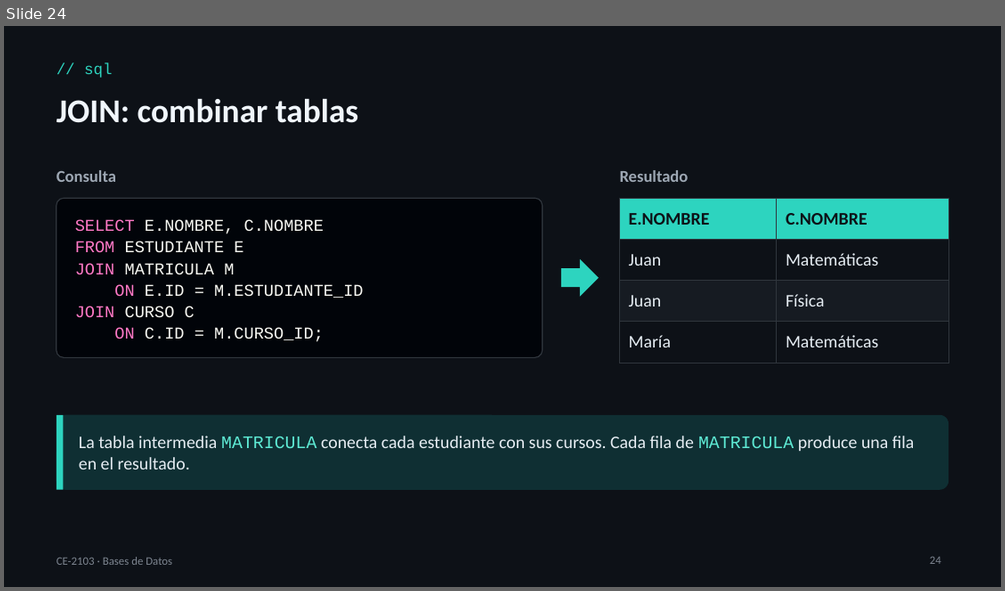
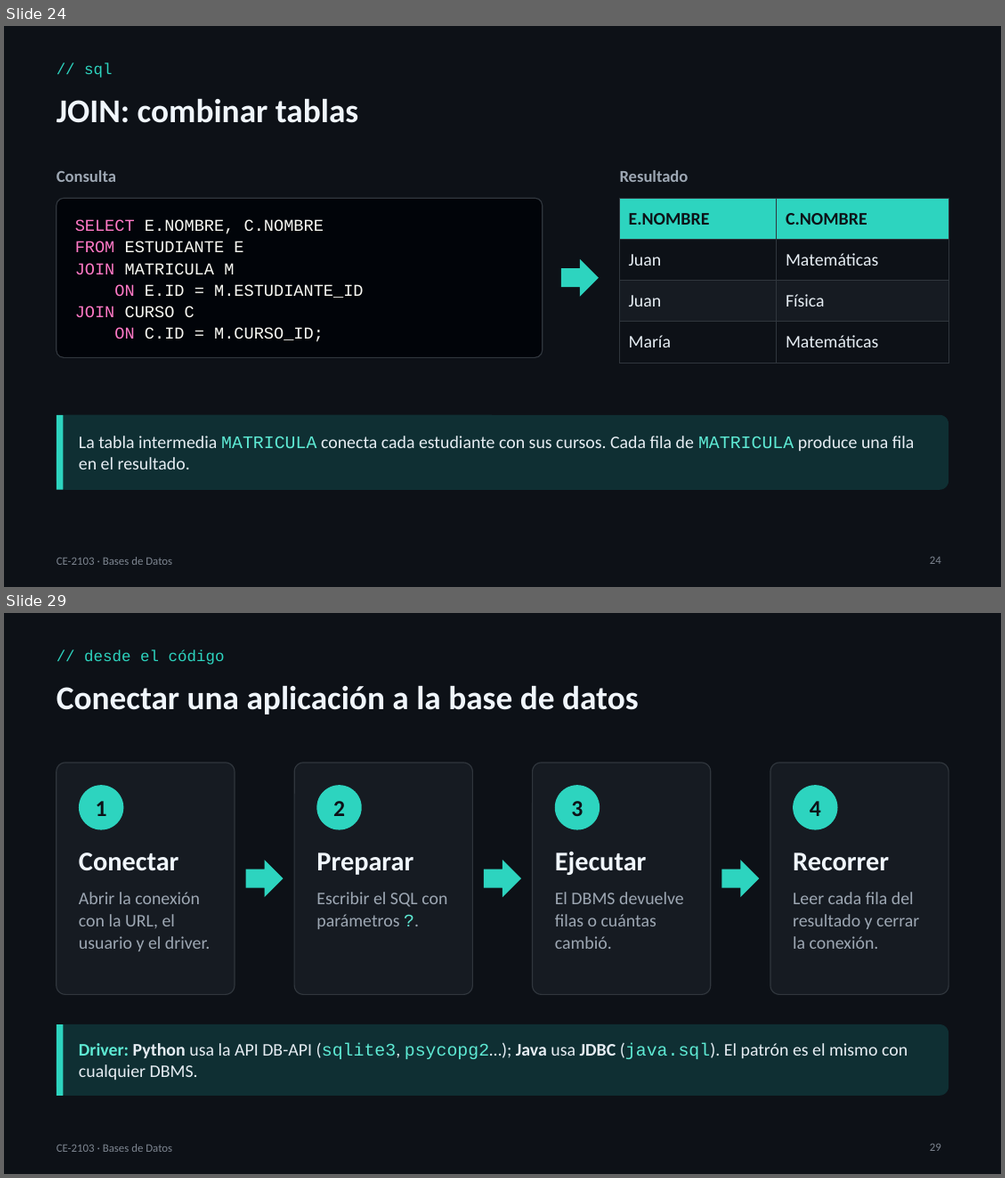
Before and after one commit to itcr-computer-engineering/data-structures-and-algorithms, a slide deck: presentaciones/ce-2103/Lección 08 - Bases de Datos.pptx. Shown one above the other, each under a label of ours: slide 24 before the commit, slides 24 and 29 after it; the slides between them are not shown. The pictures are 1005x591 and 1005x1178 pixels, drawn with LibreOffice and Linux fonts; fonts in the diff are those of the drawing. Boxes give left, top, right and bottom in pixels: in the first picture for what was removed or moved away, otherwise in the second. Text is boxed around its words. In the diff, an @@ line names an element or a change of style, - is before the commit and + after.

```diff
--- a/presentaciones/ce-2103/Lección 08 - Bases de Datos.pptx
+++ b/presentaciones/ce-2103/Lección 08 - Bases de Datos.pptx
@@ slide 29 added at [4, 613, 1001, 1174], background #0D1117 @@
@@ text added at [84, 649, 225, 665], 15 pt, text #2DD4BF @@
+// desde el código
@@ text added at [57, 685, 639, 714], 32 pt, text #F0F6FC, bold @@
+Conectar una aplicación a la base de datos
@@ rounded rectangle added at [57, 763, 235, 995], fill #161B22, outline #30363D 1 pt @@
@@ rounded rectangle added at [294, 763, 472, 995], fill #161B22, outline #30363D 1 pt @@
@@ rounded rectangle added at [533, 763, 711, 995], fill #161B22, outline #30363D 1 pt @@
@@ rounded rectangle added at [770, 763, 948, 995], fill #161B22, outline #30363D 1 pt @@
@@ ellipse added at [79, 785, 123, 830], fill #2DD4BF, 22 pt, text #0D1117, bold @@
+1
@@ ellipse added at [316, 785, 362, 830], fill #2DD4BF, 22 pt, text #0D1117, bold @@
+2
@@ ellipse added at [555, 785, 600, 830], fill #2DD4BF, 22 pt, text #0D1117, bold @@
+3
@@ ellipse added at [793, 785, 838, 830], fill #2DD4BF, 22 pt, text #0D1117, bold @@
+4
@@ text added at [79, 852, 179, 871], 26 pt, text #F0F6FC, bold @@
+Conectar
@@ text added at [316, 852, 413, 875], 26 pt, text #F0F6FC, bold @@
+Preparar
@@ text added at [555, 851, 647, 875], 26 pt, text #F0F6FC, bold @@
+Ejecutar
@@ text added at [793, 852, 889, 871], 26 pt, text #F0F6FC, bold @@
+Recorrer
@@ right arrow added at [245, 860, 283, 897], fill #2DD4BF @@
@@ right arrow added at [484, 860, 521, 897], fill #2DD4BF @@
@@ right arrow added at [722, 860, 760, 897], fill #2DD4BF @@
@@ text added at [79, 892, 210, 951], 17 pt, text #9DA7B3 @@
+Abrir la conexión con la URL, el usuario y el driver.
@@ text added at [316, 892, 447, 929], 17 pt, text #9DA7B3 @@
+Escribir el SQL con parámetros ?.
@@ text added at [555, 892, 684, 949], 17 pt, text #9DA7B3 @@
+El DBMS devuelve filas o cuántas cambió.
@@ text added at [793, 892, 919, 949], 17 pt, text #9DA7B3 @@
+Leer cada fila del resultado y cerrar la conexión.
@@ rounded rectangle added at [57, 1024, 948, 1095], fill #0F2F33 @@
@@ rectangle added at [57, 1024, 63, 1095], fill #2DD4BF @@
@@ text added at [79, 1042, 907, 1079], 17 pt, text #E6EDF3 @@
+Driver: Python usa la API DB-API (sqlite3, psycopg2…); Java usa JDBC (java.sql). El patrón es el mismo con cualquier DBMS.
@@ text added at [57, 1143, 172, 1151], 11 pt, text #7D8590 @@
+CE-2103 · Bases de Datos
@@ page number added at [930, 1143, 941, 1151], 11 pt, text #7D8590 @@
+29
```
Also in this commit, not shown: 3 slides changed, 7 other slides added, 4 other files.
